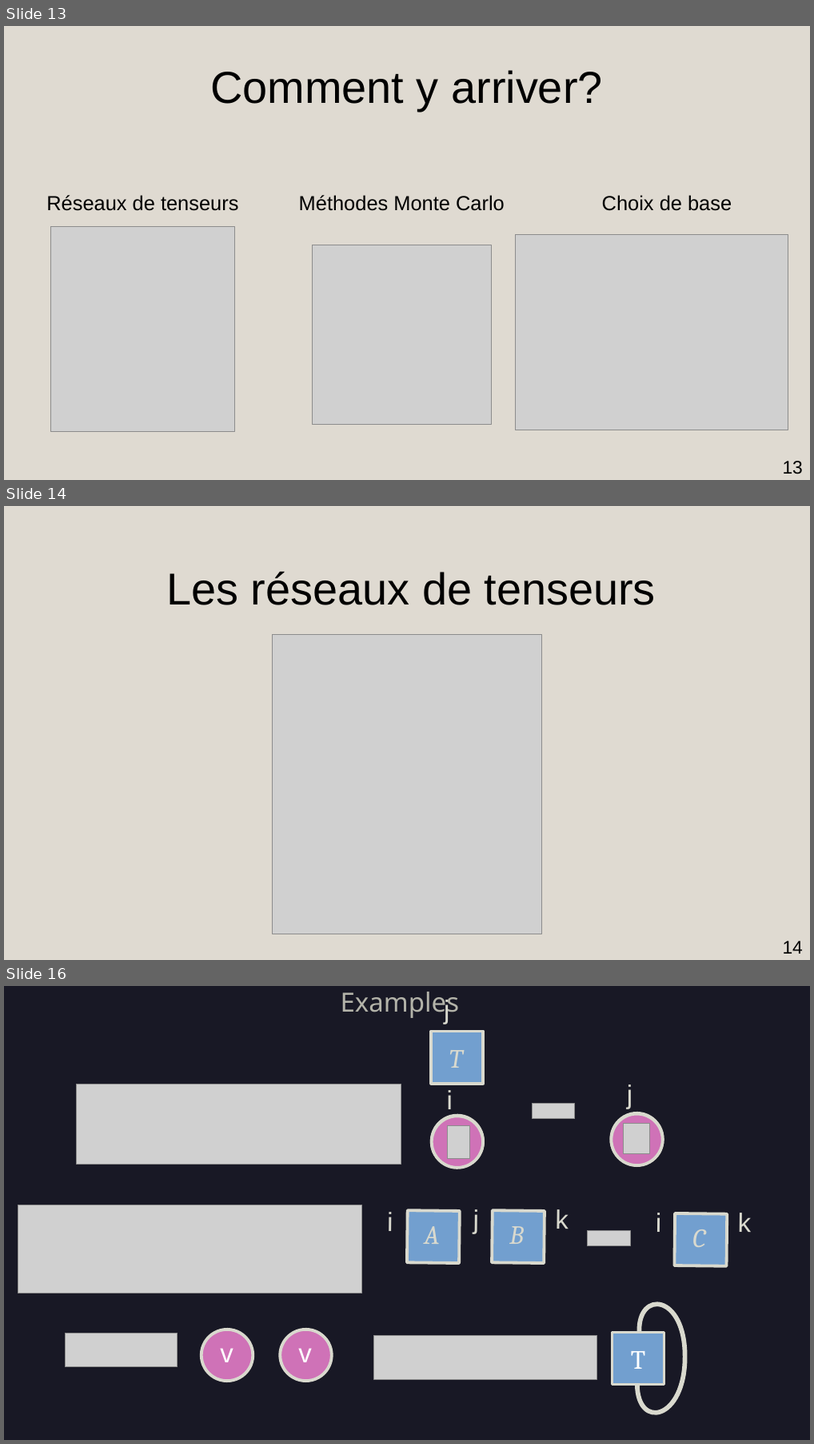
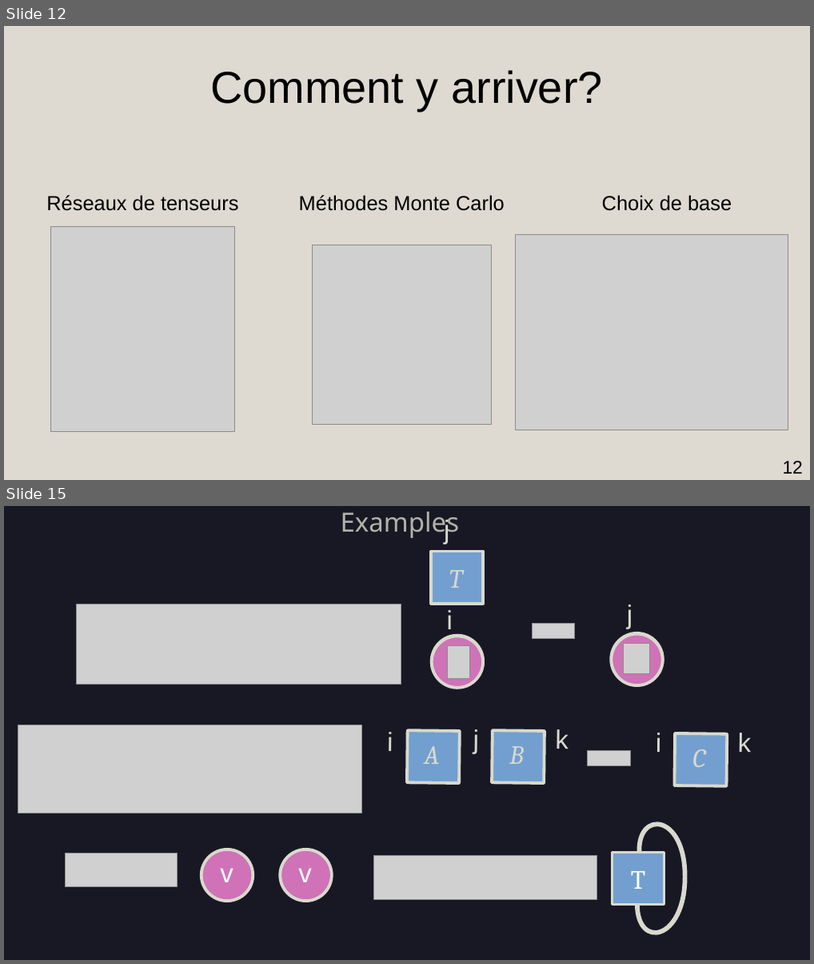
Before and after one commit to AmdaU/presentations, a slide deck: Seminaire/Seminaire.odp. Shown one above the other, each under a label of ours: slides 13, 14 and 16 before the commit, slides 12 and 15 after it; the slides between them are not shown. The pictures are 814x1444 and 814x964 pixels, drawn with LibreOffice and Linux fonts; fonts in the diff are those of the drawing; grey boxes stand for pictures; background and template pictures are left out. Boxes give left, top, right and bottom in pixels: in the first picture for what was removed or moved away, otherwise in the second. Text is boxed around its words. In the diff, an @@ line names an element or a change of style, - is before the commit and + after.

```diff
--- a/Seminaire/Seminaire.odp
+++ b/Seminaire/Seminaire.odp
@@ slide 14 removed at (x1=4, y1=506, x2=810, y2=960), background #DFDAD1 @@
@@ title removed at (x1=166, y1=572, x2=656, y2=605) @@
-Les réseaux de tenseurs
@@ picture removed at (x1=273, y1=635, x2=542, y2=934) @@
@@ page number removed at (x1=783, y1=940, x2=803, y2=953) @@
-14
@@ what was slide 13 is now slide 12 @@
@@ page number at (x1=783, y1=460, x2=803, y2=473): text changed @@
-13
+12
@@ what was slide 16 is now slide 15 @@
```
Also in this commit, not shown: 3 slides changed, 2 slides added, 2 other slides removed, 1 other file.
